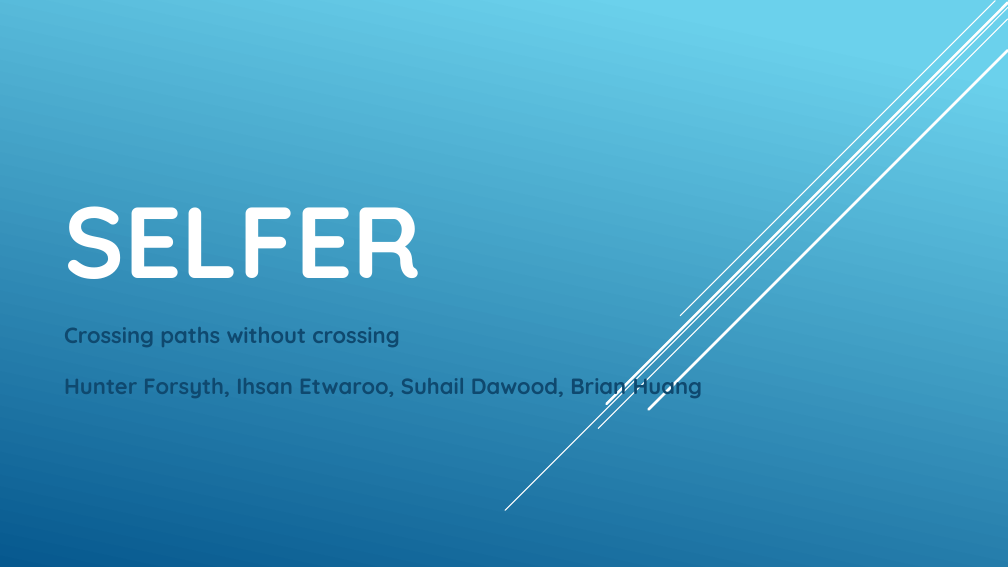
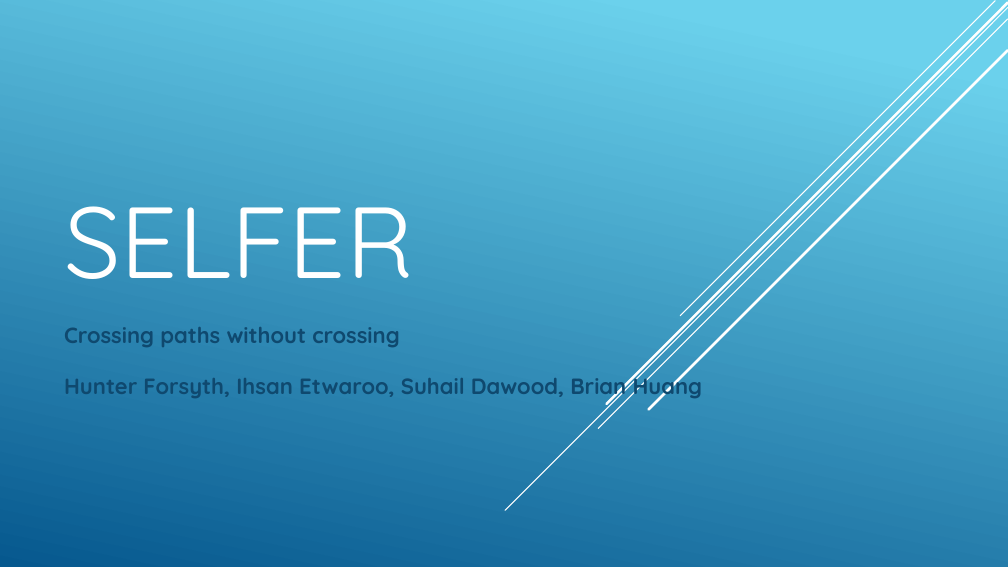
Before and after one commit to firedark60/UofTHacks-2015, a slide deck: slide 1 of Presentation.pptx. Drawn at 1008x567 pixels with LibreOffice and Linux fonts; fonts in the diff are those of the drawing. Boxes give left, top, right and bottom in pixels: in the first picture for what was removed or moved away, otherwise in the second. Text is boxed around its words. In the diff, an @@ line names an element or a change of style, - is before the commit and + after.

```diff
--- a/Presentation.pptx
+++ b/Presentation.pptx
@@ title "SELFER" at [64, 206, 413, 279]: bold off @@
```
Also in this commit, not shown: 11 other files.
